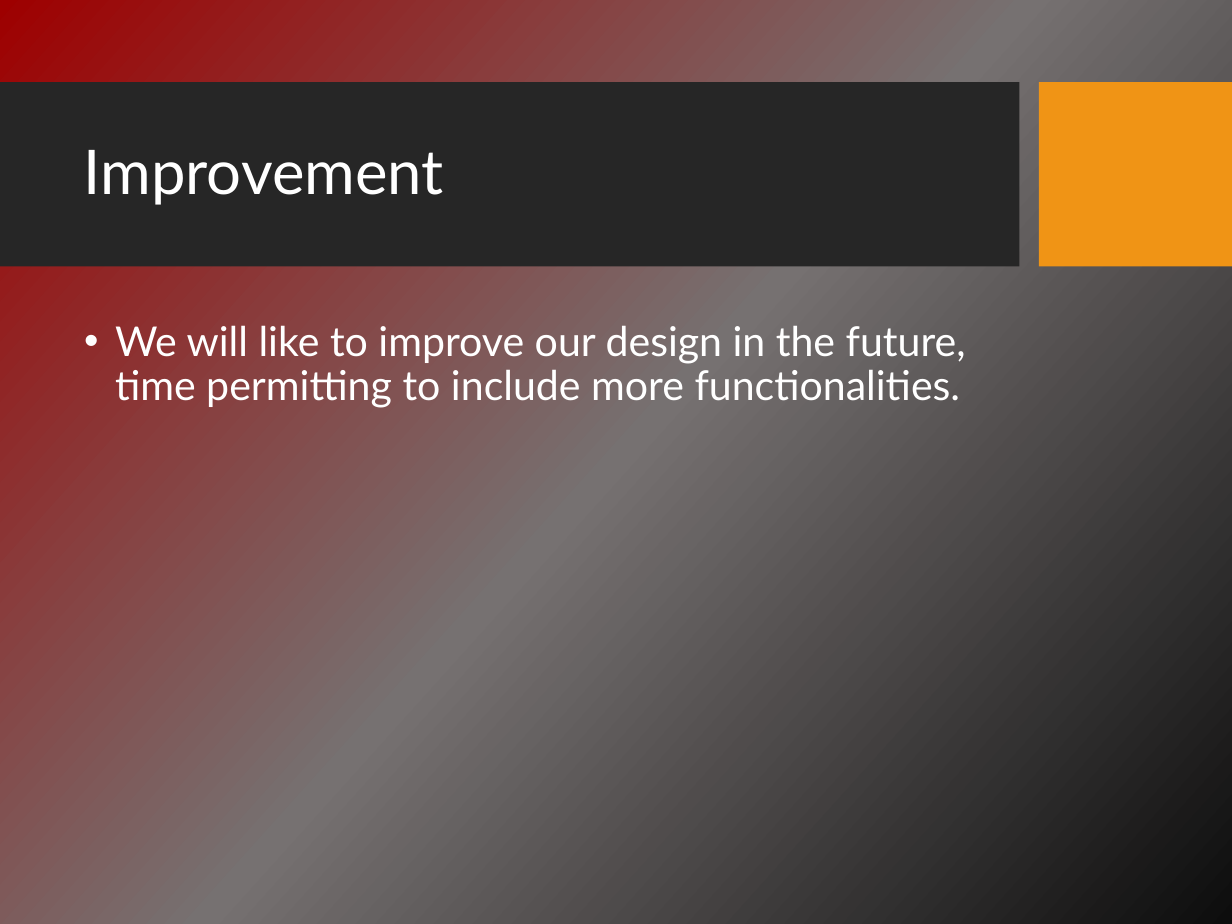
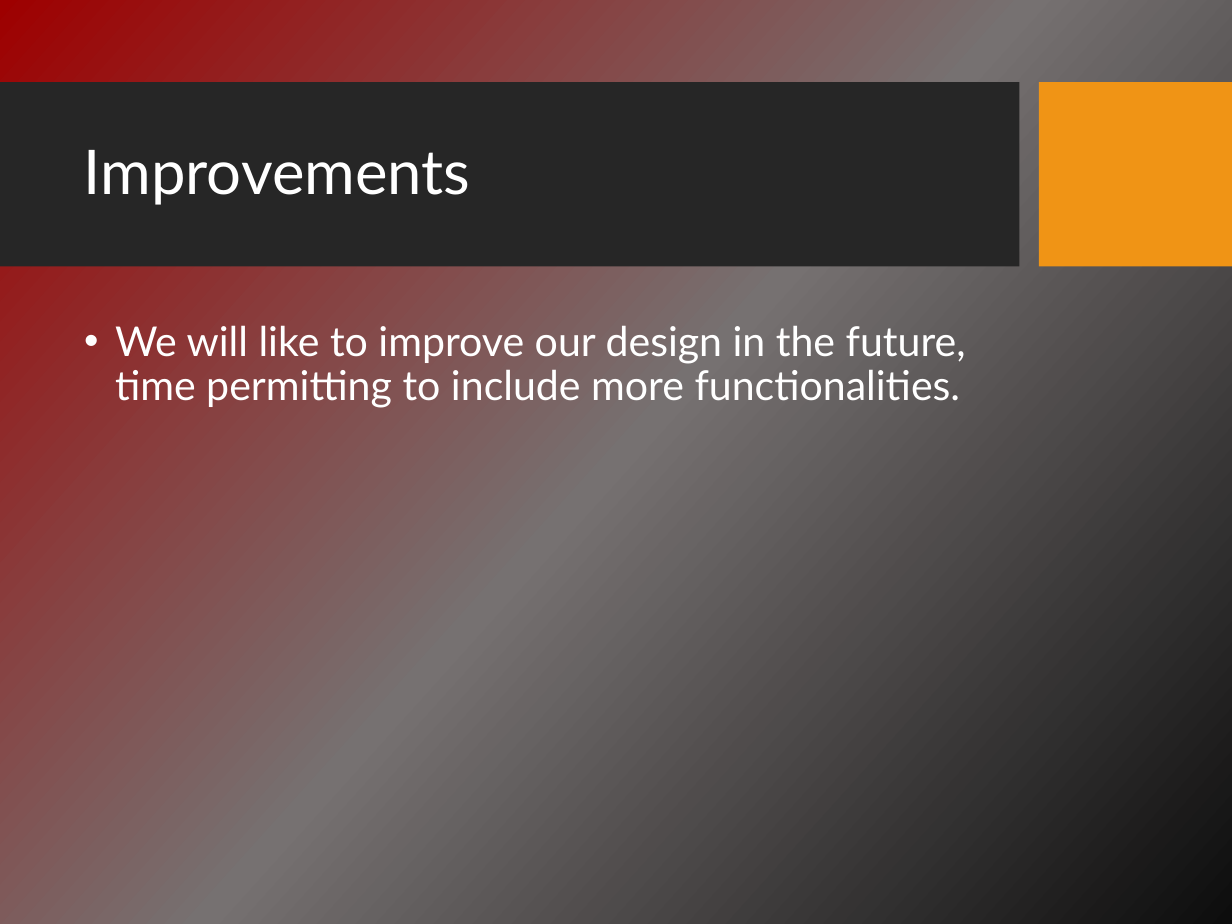
Before and after one commit to asmaalbarakati/Dayesda, a slide deck: slide 23 of Presentation.pptx. Drawn at 1232x924 pixels with LibreOffice and Linux fonts; fonts in the diff are those of the drawing; background and template pictures are left out. Boxes give left, top, right and bottom in pixels: in the first picture for what was removed or moved away, otherwise in the second. Text is boxed around its words. In the diff, an @@ line names an element or a change of style, - is before the commit and + after.

```diff
--- a/Presentation.pptx
+++ b/Presentation.pptx
@@ title at <box>84,150,470,205</box>: text changed @@
-Improvement
+Improvements
```
Also in this commit, not shown: 6 other slides changed, 1 other file.
